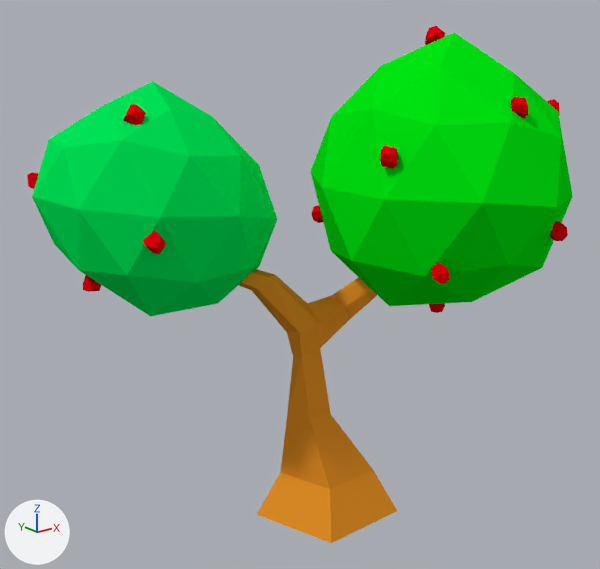
Two versions of the Blender file Lightspark/Assets/Models/WorldObj/Baum02.blend, one commit apart.
Before and after are seen from a 50 mm lens placed at (-17.92, -20.86, 17.08), pointed at (-1.2, 0.04, 8.72). The lights are fixed; the arrows at lower left show +X, +Y and +Z.
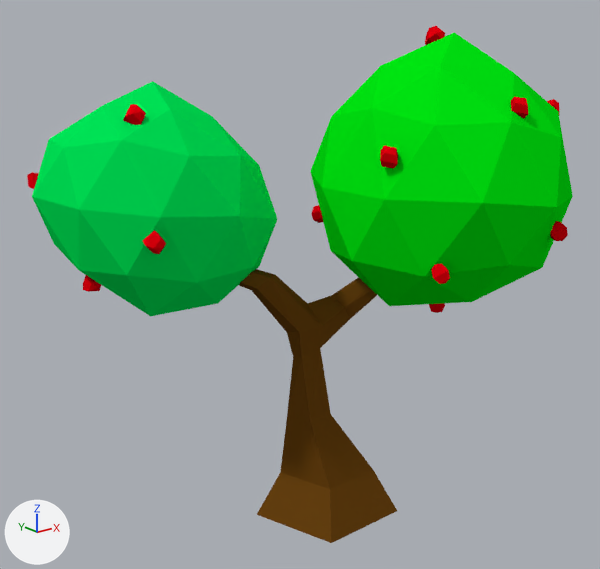
Pixel boxes [x1, y1, x2, y2] of what changed, in the pictures (600 x 569 px):
'Cylinder', recoloured (orange to brown): [239, 269, 397, 543] in both

Diff of the bpy script that builds the scene:
```diff
--- a/Lightspark/Assets/Models/WorldObj/Baum02.blend.py
+++ b/Lightspark/Assets/Models/WorldObj/Baum02.blend.py
@@ mat_stamm @@
 mat_stamm = diffuse_material('Stamm')
-mat_stamm.base_color = (0.8, 0.285, 0.0209)  # orange #e79128
+mat_stamm.base_color = (0.142, 0.0551, 0.00606)  # brown #694212
```
